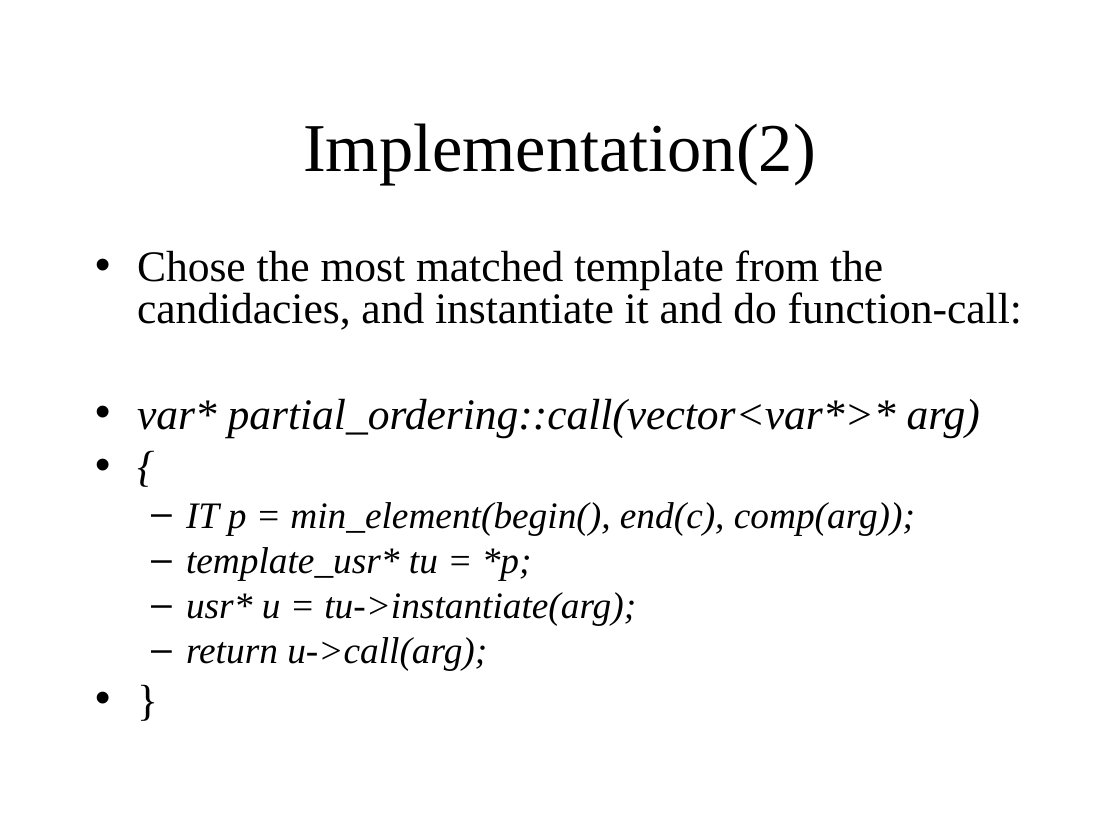
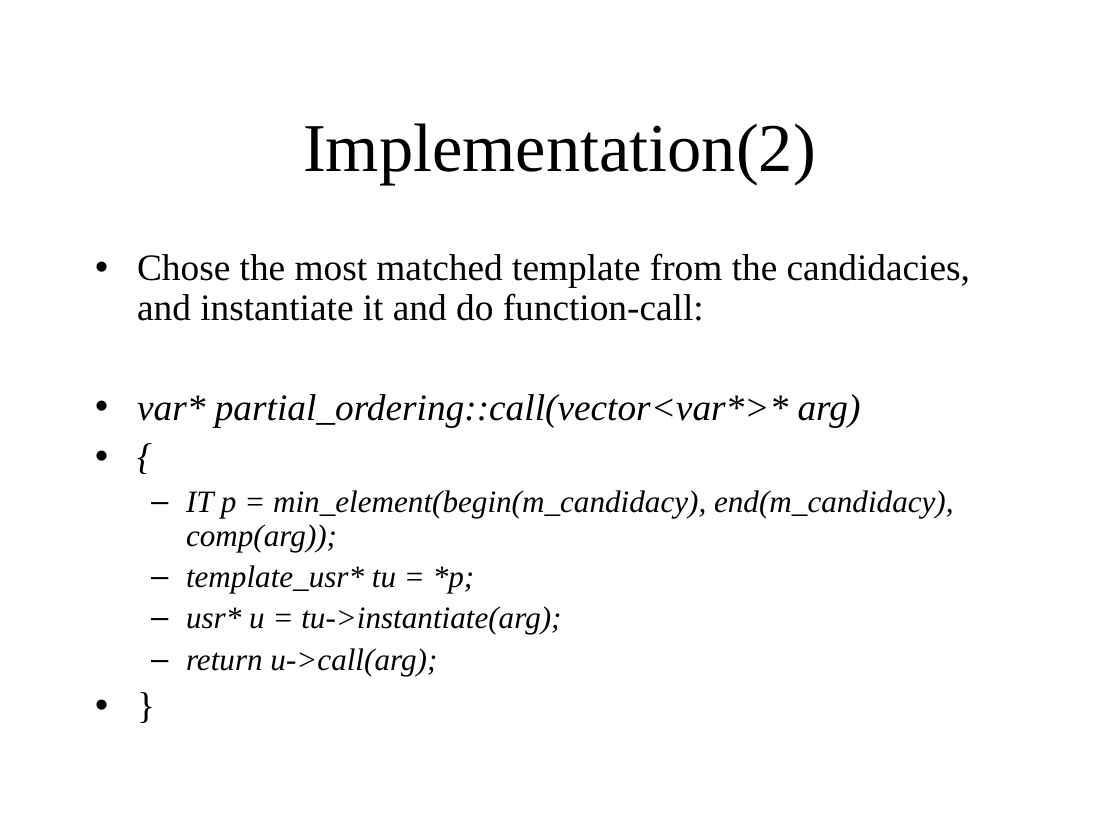
Before and after one commit to KeiHasegawa/cxx_doc, a slide deck: slide 4 of 19_partial_ordering_e.ppt. Drawn at 1120x840 pixels with LibreOffice and Linux fonts; fonts in the diff are those of the drawing. Boxes give left, top, right and bottom in pixels: in the first picture for what was removed or moved away, otherwise in the second. Text is boxed around its words. In the diff, an @@ line names an element or a change of style, - is before the commit and + after.

```diff
--- a/19_partial_ordering_e.ppt
+++ b/19_partial_ordering_e.ppt
@@ text at [137,253,970,676]: size 28 to 24 pt in "Chose the most matched template from the ...", "var* partial_ordering::call(vector<var*>* arg)", "{", "}"; size 24 to 20 pt in "template_usr* tu = *p;", "usr* u = tu->instantiate(arg);", "return u->call(arg);"; line spacing 0.8 to 0.9; less space between paragraphs @@
@@ text at [186,490,954,551]: text changed; size 24 to 20 pt @@
-  – IT p = min_element(begin(), end(c), comp(arg));
+  – IT p = min_element(begin(m_candidacy), end(m_candidacy), comp(arg));
```
Also in this commit, not shown: 1 other slide changed, 3 other files.
